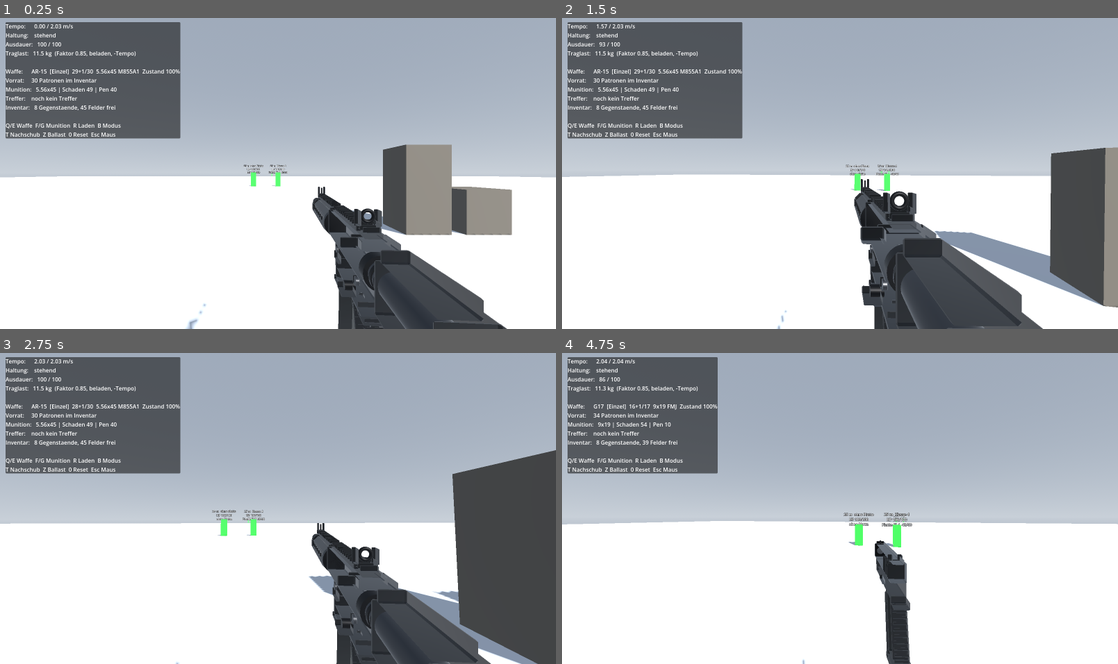
Above: before the commit, frames 1-4 (two rows, left to right).
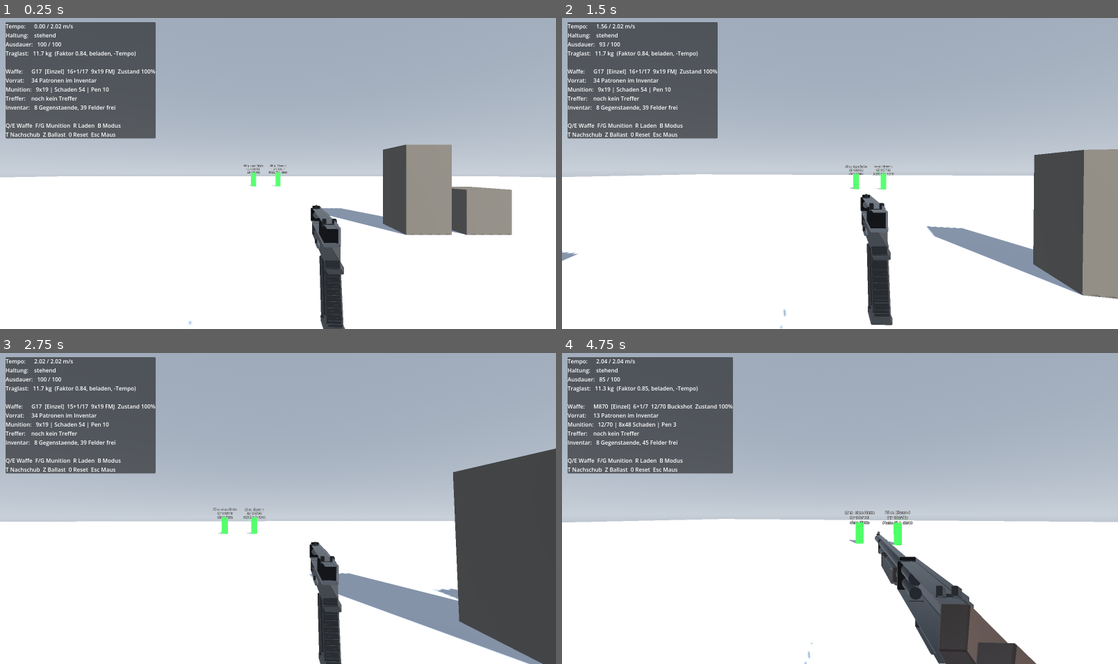
Above: after the commit, the same moments.

Repository: Saturn-Owner/Extraction-Shooter
Game: Godot game, scene res://scenes/levels/testgelaende.tscn
Two runs of this game, one before a commit and one after it. Both use one fixed random seed, a clock stepped at 60 frames per second and the inputs below.
Inputs (mouse positions are in pixels of both pictures, inside the frame that each line leads up to):
- Up to frame 1 (0.25 s): no input
- Up to frame 2 (1.5 s): tap Enter at 0.5 s; move the mouse to (867, 170) at 0.52 s; hold Right mouse button (aim) 0.53-1.28 s; hold W (move_forward) from 0.53 s (still down); tap Space (jump) at 0.77 s; move the mouse to (812, 173) at 1.27 s; tap Ctrl (crouch) at 1.35 s
- Up to frame 3 (2.75 s): keep holding W (move_forward); tap Space (jump) at 1.52 s; move the mouse to (289, 502) at 2.02 s; press the mouse at (289, 502) at 2.03 s
- Up to frame 4 (4.75 s): keep holding W (move_forward); move the mouse to (834, 511) at 2.77 s; release the mouse at (834, 511) at 2.78 s; tap B (fire_mode) at 2.85 s; tap Space (jump) at 3.02, 3.77, 4.52 s; move the mouse to (878, 511) at 3.52 s; hold Shift (sprint) 3.53-4.28 s; move the mouse to (795, 505) at 4.27 s; tap Q at 4.35 s

The runs differ from the first frame. In frame 1, 10% of the frame differs, in the area x 5-92%, y 1-100%; in frame 2, 14%, in the area x 0-100%, y 1-100%; in frame 3, 11%; in frame 4, 8.0%.

Commit message:
Doppelte Waffe beim Durchschalten behoben, Ansichten von allen Seiten
FEHLER AUS DEM SPIEL: Beim Durchschalten mit Q/E kam die Glock zweimal
hintereinander dran. Die ausgeruestete Waffe wird beim Anlegen aus dem
Raster genommen, get_carried_weapons() las aber nur das Raster - die Liste
schrumpfte dadurch bei jedem Wechsel um eins und der Zaehler zeigte daneben.
Die Waffe in der Hand zaehlt jetzt mit, und die Liste ist nach ID sortiert
und damit stabil. Zusaetzlich verdoppelt equip_weapon() eine Waffe nicht
mehr, wenn man sie anlegt, waehrend sie schon in der Hand liegt.

Renderwerkzeug zeigt jetzt neun Ansichten statt drei: links, rechts, oben,
unten, vorne und Nahaufnahmen beider Seiten. Vorher kam alles von rechts -
dadurch waren die Waffen rechts ausgearbeitet und links unfertig. Was man
nie ansieht, baut man auch nicht.

Damit gleich drei Fehler gefunden, die von rechts unsichtbar waren:
- M-LOK-Schlitze am AR-15 waren metallisch und spiegelten den Himmel. Sie
  leuchteten heller als der Handschutz und sahen aus wie aufgesetzte
  Plaettchen statt wie Loecher. Dafuer gibt es jetzt ein mattes, sehr
  dunkles Material recess
- Glock-Schlittenrillen waren mit 0.028 BREITER als der Schlitten mit 0.026
  und standen beidseitig ueber - von links hatte der Schlitten Zaehne
- M870-Schaft sass 2 cm tiefer als das Gehaeuse. Der Absatz direkt hinter
  dem Gehaeuse las sich als Luecke, obwohl sich die Teile beruehrten

Co-Authored-By: Claude Opus 4.8 <noreply@anthropic.com>

Diff:
--- a/scripts/combat/viewmodel_parts.gd
+++ b/scripts/combat/viewmodel_parts.gd
@@ -37,6 +37,13 @@
 		"magazine": _material(Color(0.170, 0.178, 0.170), 0.80, 0.48),
 		"wood": _material(Color(0.205, 0.112, 0.048), 0.0, 0.50),
 		"blued": _material(Color(0.215, 0.222, 0.245), 0.96, 0.20),
+		# Fuer Schlitze, Nuten und Bohrungen. Ohne Boolesche Operationen kann
+		# nichts wirklich ausgeschnitten werden — ein sehr dunkles, mattes
+		# Teil buendig in der Oberflaeche liest sich aber als Vertiefung.
+		# Metallisch darf es dabei NICHT sein: Metall spiegelt den Himmel und
+		# leuchtet dann heller als seine Umgebung, wodurch aus dem Loch eine
+		# aufgesetzte Platte wird. Genau so sahen die M-LOK-Schlitze aus.
+		"recess": _material(Color(0.018, 0.018, 0.020), 0.0, 0.95),
 	}
 
 
--- a/scripts/player/player_inventory.gd
+++ b/scripts/player/player_inventory.gd
@@ -69,6 +69,13 @@
 	if stack == null or not (stack.get_data() is WeaponData):
 		return false
 
+	# Dieselbe Waffe nochmal anlegen ist ein gültiger Aufruf und muss folgenlos
+	# bleiben. Ohne diese Abkürzung würde sie unten als "vorherige" Waffe ins
+	# Raster zurückgelegt, während sie gleichzeitig in der Hand bleibt — die
+	# Waffe wäre danach doppelt vorhanden.
+	if stack == equipped_weapon:
+		return true
+
 	# Erst zurücklegen, dann herausnehmen — sonst kann die alte Waffe
 	# verloren gehen, wenn das Raster inzwischen voll ist.
 	var previous := equipped_weapon
@@ -89,12 +96,26 @@
 	return true
 
 
-## Alle Waffen im Raster (ohne die in der Hand).
+## Alle Waffen, die der Spieler dabei hat — einschliesslich der in der Hand.
+##
+## DIE IN DER HAND GEHOERT DAZU, auch wenn sie nicht im Raster liegt.
+## Vorher fehlte sie: Beim Durchschalten mit Q/E schrumpfte die Liste dadurch
+## bei jedem Wechsel um eins, der Zaehler zeigte auf die falsche Stelle und
+## dieselbe Waffe kam zweimal hintereinander dran.
+##
+## Die Reihenfolge ist nach ID sortiert und damit stabil. Ohne das haengt sie
+## davon ab, welche Waffe gerade im Raster liegt und welche nicht — und dann
+## springt das Durchschalten bei jedem Wechsel neu durcheinander.
 func get_carried_weapons() -> Array[ItemStack]:
 	var result: Array[ItemStack] = []
 	for stack in grid.get_all_stacks():
 		if stack.get_data() is WeaponData:
 			result.append(stack)
+	if equipped_weapon != null:
+		result.append(equipped_weapon)
+
+	result.sort_custom(func(a: ItemStack, b: ItemStack) -> bool:
+		return String(a.item_id) < String(b.item_id))
 	return result
 
 
--- a/scripts/weapons/ar15_viewmodel.gd
+++ b/scripts/weapons/ar15_viewmodel.gd
@@ -135,12 +135,16 @@
 	# M-LOK-Schlitze an beiden Seiten und unten. Ein glatter Handschutz ist
 	# die groesste zusammenhaengende Flaeche der Waffe — bleibt sie leer,
 	# faellt genau dort auf, dass das Modell unfertig ist.
+	# Mattes, sehr dunkles Material statt des metallischen: Metall spiegelt
+	# den Himmel und leuchtet heller als der Handschutz — die Schlitze sahen
+	# dadurch aus wie aufgesetzte Chromplaettchen statt wie Loecher.
+	var recess: Material = _mats["recess"]
 	for side in [-1.0, 1.0]:
 		add_child(ViewmodelParts.ribs("Mlok%s" % ("L" if side < 0.0 else "R"), 6,
 			Vector3(0.004, 0.009, 0.024),
-			Vector3(side * 0.0245, BORE_Y, -0.268), Vector3(0.0, 0.0, -0.030), black))
+			Vector3(side * 0.0245, BORE_Y, -0.268), Vector3(0.0, 0.0, -0.030), recess))
 	add_child(ViewmodelParts.ribs("MlokBottom", 6, Vector3(0.009, 0.004, 0.024),
-		Vector3(0.0, BORE_Y - 0.0245, -0.268), Vector3(0.0, 0.0, -0.030), black))
+		Vector3(0.0, BORE_Y - 0.0245, -0.268), Vector3(0.0, 0.0, -0.030), recess))
 
 
 func _build_barrel() -> void:
--- a/scripts/weapons/glock17_viewmodel.gd
+++ b/scripts/weapons/glock17_viewmodel.gd
@@ -102,12 +102,16 @@
 	slide.add_child(ViewmodelParts.box("EjectionPort", Vector3(0.006, 0.016, 0.038), Vector3(0.013, 0.020, -0.118), black))
 
 	# Griffrillen hinten. Wiederholung ist auch hier das billigste Detail.
+	#
+	# Schmaler als der Schlitten (0.026): Vorher waren sie mit 0.028 BREITER
+	# und standen auf beiden Seiten ueber — von links sah der Schlitten aus,
+	# als haette er Zaehne. Rillen sind eingefraest, nicht aufgesetzt.
 	for i in range(7):
 		slide.add_child(ViewmodelParts.box(
 			"SlideSerration%d" % i,
-			Vector3(0.028, 0.026, 0.0035),
+			Vector3(0.0235, 0.024, 0.0035),
 			Vector3(0.0, 0.014, -0.014 - float(i) * 0.0075),
-			black
+			_mats["recess"]
 		))
 
 	slide.add_child(ViewmodelParts.cylinder("Barrel", 0.0075, 0.030, Vector3(0.0, BORE_Y, -0.192), _mats["steel"]))
--- a/scripts/weapons/m870_viewmodel.gd
+++ b/scripts/weapons/m870_viewmodel.gd
@@ -101,15 +101,18 @@
 	#
 	# Der Hals ragt bewusst ein Stueck ins Gehaeuse hinein. Auf Stoss gesetzt
 	# klafft bei der kleinsten Aenderung eine Fuge.
-	add_child(ViewmodelParts.box("StockWrist", Vector3(0.032, 0.046, 0.115), Vector3(0.0, -0.016, 0.028),
+	# WICHTIG IST DIE OBERKANTE: Das Gehaeuse endet bei y = 0.035. Vorher lag
+	# der Hals 2 cm tiefer, und dieser Absatz direkt hinter dem Gehaeuse las
+	# sich aus jeder Entfernung als Luecke — obwohl sich die Teile beruehrten.
+	# Der Ruecken laeuft jetzt fast auf einer Linie weiter und faellt erst
+	# nach hinten ab, so wie bei einer echten Flinte.
+	add_child(ViewmodelParts.box("StockWrist", Vector3(0.032, 0.058, 0.115), Vector3(0.0, 0.000, 0.028),
 		wood, Vector3(7.0, 0.0, 0.0)))
-	# Ruecken gerade nach hinten, Boden faellt ab — daraus entsteht die
-	# typische keilfoermige Schaftbacke.
-	add_child(ViewmodelParts.box("StockComb", Vector3(0.030, 0.032, 0.130), Vector3(0.0, 0.004, 0.100),
+	add_child(ViewmodelParts.box("StockComb", Vector3(0.030, 0.034, 0.130), Vector3(0.0, 0.010, 0.100),
 		wood, Vector3(7.0, 0.0, 0.0)))
-	add_child(ViewmodelParts.box("StockBody", Vector3(0.038, 0.060, 0.125), Vector3(0.0, -0.028, 0.108),
+	add_child(ViewmodelParts.box("StockBody", Vector3(0.038, 0.064, 0.125), Vector3(0.0, -0.020, 0.108),
 		wood, Vector3(7.0, 0.0, 0.0)))
-	add_child(ViewmodelParts.box("ButtPad", Vector3(0.040, 0.086, 0.014), Vector3(0.0, -0.020, 0.176),
+	add_child(ViewmodelParts.box("ButtPad", Vector3(0.040, 0.088, 0.014), Vector3(0.0, -0.014, 0.176),
 		black, Vector3(7.0, 0.0, 0.0)))
 
 
--- a/tests/verify_loadout.gd
+++ b/tests/verify_loadout.gd
@@ -36,6 +36,7 @@
 
 func _run_all() -> void:
 	await process_frame
+	_test_weapon_cycling()
 	_test_ammo_accounting()
 	_test_weapon_switching_keeps_gear()
 	await _test_ammo_switch_returns_rounds()
@@ -62,10 +63,65 @@
 	quit(1 if _failed > 0 else 0)
 
 
+## Waffe ueber ihre ID holen statt ueber die Position in der Liste.
+func _find_weapon(inv: PlayerInventory, id: StringName) -> ItemStack:
+	for stack in inv.get_carried_weapons():
+		if stack.item_id == id:
+			return stack
+	return null
+
+
 func _make_inventory() -> PlayerInventory:
 	var inv := PlayerInventory.new()
 	root.add_child(inv)
 	return inv
+
+
+## Durchschalten mit Q/E muss jede Waffe genau einmal zeigen.
+##
+## Im Spiel kam die Glock zweimal hintereinander dran. Ursache: Die
+## ausgeruestete Waffe wird beim Anlegen aus dem Raster genommen, und
+## get_carried_weapons() las nur das Raster. Damit schrumpfte die Liste bei
+## jedem Wechsel um eins und der Zaehler im Testgelaende zeigte daneben.
+func _test_weapon_cycling() -> void:
+	_section("Waffen durchschalten")
+
+	var inv := _make_inventory()
+	var ids: Array[StringName] = [&"weapon_rifle_ar15", &"weapon_shotgun_m870", &"weapon_pistol_g17"]
+	for id in ids:
+		inv.add(id, 1)
+
+	var weapons := inv.get_carried_weapons()
+	_check(weapons.size() == ids.size(),
+		"alle %d Waffen werden aufgelistet (%d)" % [ids.size(), weapons.size()])
+
+	inv.equip_weapon(weapons[0])
+	_check(inv.get_carried_weapons().size() == ids.size(),
+		"die Waffe in der Hand bleibt in der Liste (%d)" % inv.get_carried_weapons().size())
+
+	# Einmal komplett durchschalten, so wie es das Testgelaende macht.
+	var seen: Array[StringName] = []
+	var index := 0
+	for step in range(ids.size()):
+		var list := inv.get_carried_weapons()
+		index = wrapi(index + 1, 0, list.size())
+		inv.equip_weapon(list[index])
+		seen.append(inv.equipped_weapon.item_id)
+
+	var unique := {}
+	for id in seen:
+		unique[id] = true
+	_check(unique.size() == ids.size(),
+		"jede Waffe kommt genau einmal dran (%s)" % str(seen))
+
+	# Dieselbe Waffe nochmal anlegen darf sie nicht verdoppeln.
+	var before := inv.get_carried_weapons().size()
+	inv.equip_weapon(inv.equipped_weapon)
+	_check(inv.get_carried_weapons().size() == before,
+		"dieselbe Waffe erneut anlegen verdoppelt sie nicht (%d -> %d)"
+			% [before, inv.get_carried_weapons().size()])
+
+	inv.free()
 
 
 ## Munition darf weder verschwinden noch sich vermehren.
@@ -105,23 +161,28 @@
 	inv.add(&"weapon_rifle_ar15", 1)
 	inv.add(&"weapon_pistol_g17", 1)
 
-	var weapons := inv.get_carried_weapons()
-	_check(weapons.size() == 2, "zwei Waffen im Inventar")
-
-	var rifle := weapons[0]
+	_check(inv.get_carried_weapons().size() == 2, "zwei Waffen im Inventar")
+
+	# Waffen ueber ihre ID holen, nicht ueber die Position in der Liste:
+	# Die Liste ist nach ID sortiert, und "weapons[0]" war deshalb schon
+	# einmal stillschweigend die Pistole statt des Gewehrs.
+	var rifle := _find_weapon(inv, &"weapon_rifle_ar15")
+	var pistol := _find_weapon(inv, &"weapon_pistol_g17")
+	_check(rifle != null and pistol != null, "Gewehr und Pistole gefunden")
+
 	_check(inv.equip_weapon(rifle), "erste Waffe in die Hand genommen")
 	_check(inv.equipped_weapon == rifle, "Waffe ist in der Hand")
 	_check(inv.grid.get_stack(rifle.instance_id) == null, "und nicht mehr im Raster")
-	_check(inv.get_carried_weapons().size() == 1, "eine Waffe bleibt im Raster")
-
-	var pistol := inv.get_carried_weapons()[0]
+	_check(inv.grid.get_stack(pistol.instance_id) != null, "die andere liegt weiter im Raster")
+
 	_check(inv.equip_weapon(pistol), "zweite Waffe in die Hand genommen")
 	_check(inv.equipped_weapon == pistol, "Pistole ist in der Hand")
 	_check(inv.grid.get_stack(rifle.instance_id) != null, "das Gewehr ist zurueck im Raster")
 
-	# Nichts darf verloren gehen: beide Waffen sind noch da.
-	var total := inv.get_carried_weapons().size() + (1 if inv.equipped_weapon != null else 0)
-	_check(total == 2, "insgesamt weiterhin zwei Waffen (%d)" % total)
+	# Nichts darf verloren gehen. get_carried_weapons() zaehlt die Waffe in
+	# der Hand mit, deshalb ist die Gesamtzahl direkt die Listenlaenge.
+	_check(inv.get_carried_weapons().size() == 2,
+		"insgesamt weiterhin zwei Waffen (%d)" % inv.get_carried_weapons().size())
 
 	# Das Gewicht muss die Waffe in der Hand mitzaehlen.
 	_check(inv.get_total_weight() > 0.0, "Gewicht beruecksichtigt die gefuehrte Waffe (%.2f kg)" % inv.get_total_weight())
--- a/tools/render_viewmodel.gd
+++ b/tools/render_viewmodel.gd
@@ -30,10 +30,25 @@
 ##
 ## focus = "hinten" rueckt auf das hintere Stueck: Gehaeuse, Griff, Schaft.
 ## Genau dort sitzen die Fehler, die man in der Gesamtansicht nicht sieht.
+## ALLE SEITEN, nicht nur rechts.
+##
+## Vorher kamen saemtliche Ansichten von +X. Dadurch waren die Waffen rechts
+## ausgearbeitet und links unfertig — Auswurffenster und Ladehebel liegen
+## rechts, aber Feuerwahlhebel, Magazinhalter und Verschlussfang sitzen links.
+## Was man nie ansieht, baut man auch nicht.
+##
+## up: Fuer Ansichten von oben und unten muss eine andere Hochachse her,
+## sonst faellt die Kamerarechnung auf eine parallele Achse herein.
 const VIEWS := [
-	{name = "perspektive", dir = Vector3(0.62, 0.34, 0.71), margin = 1.18, focus = "alles"},
-	{name = "seite", dir = Vector3(1.0, 0.04, 0.0), margin = 1.15, focus = "alles"},
-	{name = "nah_gehaeuse", dir = Vector3(0.70, 0.34, 0.63), margin = 1.10, focus = "hinten"},
+	{name = "a_perspektive_rechts", dir = Vector3(0.62, 0.34, 0.71), margin = 1.16, focus = "alles", up = Vector3.UP},
+	{name = "b_perspektive_links", dir = Vector3(-0.62, 0.34, 0.71), margin = 1.16, focus = "alles", up = Vector3.UP},
+	{name = "c_seite_rechts", dir = Vector3(1.0, 0.04, 0.0), margin = 1.12, focus = "alles", up = Vector3.UP},
+	{name = "d_seite_links", dir = Vector3(-1.0, 0.04, 0.0), margin = 1.12, focus = "alles", up = Vector3.UP},
+	{name = "e_oben", dir = Vector3(0.0, 1.0, 0.02), margin = 1.12, focus = "alles", up = Vector3.FORWARD},
+	{name = "f_unten", dir = Vector3(0.0, -1.0, 0.02), margin = 1.12, focus = "alles", up = Vector3.FORWARD},
+	{name = "g_vorne", dir = Vector3(0.10, 0.22, -1.0), margin = 1.20, focus = "alles", up = Vector3.UP},
+	{name = "h_nah_rechts", dir = Vector3(0.70, 0.34, 0.63), margin = 1.08, focus = "hinten", up = Vector3.UP},
+	{name = "i_nah_links", dir = Vector3(-0.70, 0.34, 0.63), margin = 1.08, focus = "hinten", up = Vector3.UP},
 ]
 
 var _output_dir := ""
@@ -177,8 +192,9 @@
 	var bounds := _model_bounds(_model, view["focus"] == "hinten")
 	var centre := bounds.get_center()
 	var direction: Vector3 = (view["dir"] as Vector3).normalized()
-	var distance := _fit_distance(bounds, centre, direction, float(view["margin"]))
-	_camera.look_at_from_position(centre + direction * distance, centre, Vector3.UP)
+	var up: Vector3 = view["up"]
+	var distance := _fit_distance(bounds, centre, direction, float(view["margin"]), up)
+	_camera.look_at_from_position(centre + direction * distance, centre, up)
 
 
 ## Kameraabstand, bei dem die Waffe genau ins Bild passt.
@@ -189,10 +205,11 @@
 ## acht Ecken des Kastens einzeln in den Kameraraum gelegt und der Abstand
 ## gesucht, bei dem die aeusserste Ecke gerade noch im Bild liegt. Das
 ## breitere waagerechte Sichtfeld wird dabei mitgerechnet.
-func _fit_distance(bounds: AABB, centre: Vector3, direction: Vector3, margin: float) -> float:
-	var basis := Basis.looking_at(-direction, Vector3.UP)
+func _fit_distance(bounds: AABB, centre: Vector3, direction: Vector3, margin: float,
+		up: Vector3) -> float:
+	var basis := Basis.looking_at(-direction, up)
 	var right := basis.x
-	var up := basis.y
+	var camera_up := basis.y
 	var forward := -basis.z
 
 	var vertical_tan := tan(deg_to_rad(_camera.fov) * 0.5)
@@ -205,7 +222,7 @@
 		# brauchen mehr Abstand als weiter hinten liegende.
 		var depth := corner.dot(forward)
 		distance = maxf(distance, absf(corner.dot(right)) / horizontal_tan - depth)
-		distance = maxf(distance, absf(corner.dot(up)) / vertical_tan - depth)
+		distance = maxf(distance, absf(corner.dot(camera_up)) / vertical_tan - depth)
 
 	return maxf(0.05, distance * margin)
 
